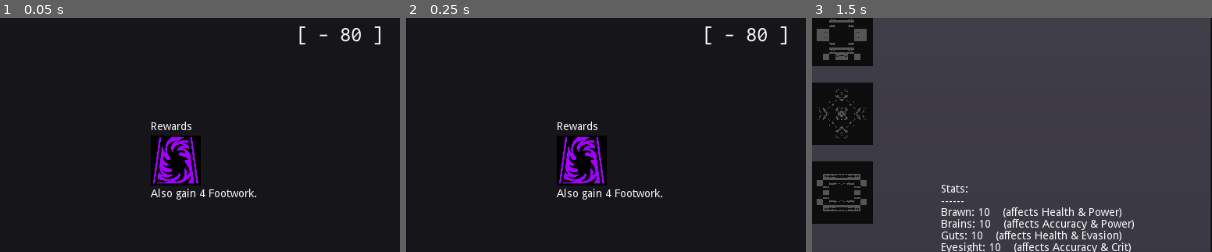
Above: before the commit, frames 1-3 (left to right).
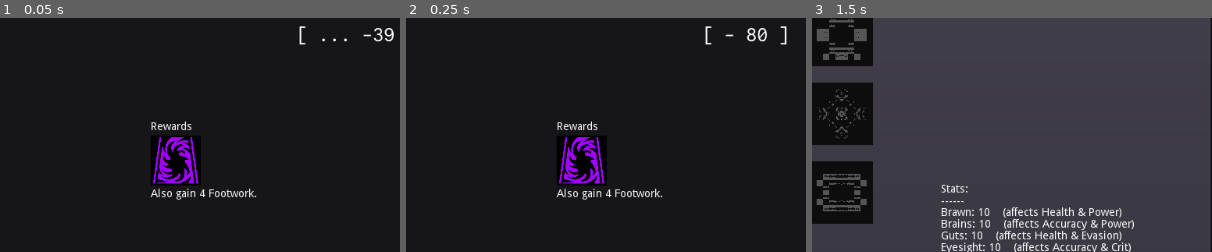
Above: after the commit, the same moments.

Repository: redxaxder/7DRL2024
Game: Godot game, scene res://main.tscn
The game is run twice, just before and just after one commit, with the same random seed, the same clock (stepped at 60 frames per second) and the same inputs.
Inputs (mouse positions are % of the whole screen's width and height, from its top left):
- Up to frame 1 (0.05 s): no input
- Up to frame 2 (0.25 s): no input
- Up to frame 3 (1.5 s): click "Skill Tree" at 0.5 s; click (10, 17) at 1.27 s
The pictures show only the part of the screen within x 50-100%, y 13-63%; the shares and areas given below are measured in that part.

The runs differ from the first frame. In frame 1, 0.5% of the frame differs, in the area x 79-99%, y 3-12%; in frame 2, nothing differs; in frame 3, nothing differs.

Commit message:
integrate damage preview with mainline calculation

Diff:
--- a/main.gd
+++ b/main.gd
@@ -73,6 +73,8 @@
 	update_button_visibility()
 	var timer : Timer = get_node("%ConsumablesCounter")
 	timer.start(0.5)
+	if(Constants.debug_mode):
+		get_node("%damage_preview").visible = true
 # warning-ignore:return_value_discarded
 	timer.connect("timeout", self, "transfer_reward")
 	if meta.is_fresh:
@@ -98,9 +100,15 @@
 
 
 func _process(delta):
-	if driver != null and driver.started and !driver.done:
+	if driver == null: return
+	var encounter_damage = calculate_damage(driver.cur_state)
+	if driver.started and !driver.done:
+		get_node("%damage_preview").text = "[ ... -%d ]" % encounter_damage
 		for _i in 5:
 			if !driver.tick(): break
+	elif driver != null:
+		get_node("%damage_preview").text = "[ - %d ]" % encounter_damage
+
 
 func update_skill_points():
 	get_node("%ViewSkillTree").update_num_skills_to_unlock(progress)
@@ -238,13 +246,18 @@
 			get_node("%ViewSkillTree").recalculate_player_bonuses()
 			update_outcome()
 
+func calculate_damage(result_state: EncounterState) -> int:
+	var player_state = result_state.get_player()
+	var remaining_hp = player_state.cur_hp
+	var temp_hp = player_state.stats.max_hp() - player_stats.max_hp()
+	var max_tmp = max(0, remaining_hp - 1)
+	temp_hp = clamp(temp_hp, 0, max_tmp)
+	var final_hp = remaining_hp - temp_hp
+	return player_hp - final_hp
+
 func done():
-	var final_player_state = encounter_result.get_player()
-	var remaining_hp = final_player_state.cur_hp
-	var temp_hp = final_player_state.stats.max_hp() - player_stats.max_hp()
-	temp_hp = min(temp_hp, remaining_hp - 1)
-	temp_hp = clamp(temp_hp, 0,  remaining_hp - 1)
-	player_hp = remaining_hp - temp_hp
+	var damage = calculate_damage(encounter_result)
+	player_hp -= damage
 
 	if player_hp > 0:
 		win_rewards()
@@ -461,26 +474,8 @@
 	driver.initialize(mod_state, map, driver_seed)
 	driver.tick()
 
-	if Constants.debug_mode:
-		var next_encounter_outcome = drive_encounter(DataUtil.deep_dup(mod_state), map, driver_seed)
-		var encounter_damage = player_hp - calculate_new_hp(next_encounter_outcome)
-		get_node("%damage_preview").text = "[ - %d ]" % encounter_damage
-		get_node("%damage_preview").visible = true
-
-static func drive_encounter(mod_state: EncounterState, m: Map, ds: int) -> EncounterHistory:
-	var driver = EncounterDriver.new()
-	driver.initialize(mod_state, m, ds)
-	while driver.tick() and driver.current_time < time_limit:
-		pass
-	return driver.history
-
-func calculate_new_hp(next_encounter_outcome) -> int:
-	var final_player_state = next_encounter_outcome.final().get_player()
-	var remaining_hp = final_player_state.cur_hp
-	var temp_hp = final_player_state.stats.max_hp() - player_stats.max_hp()
-	temp_hp = min(temp_hp, remaining_hp)
-	temp_hp = max(0, temp_hp)
-	return remaining_hp - temp_hp
+
+
 
 
 
